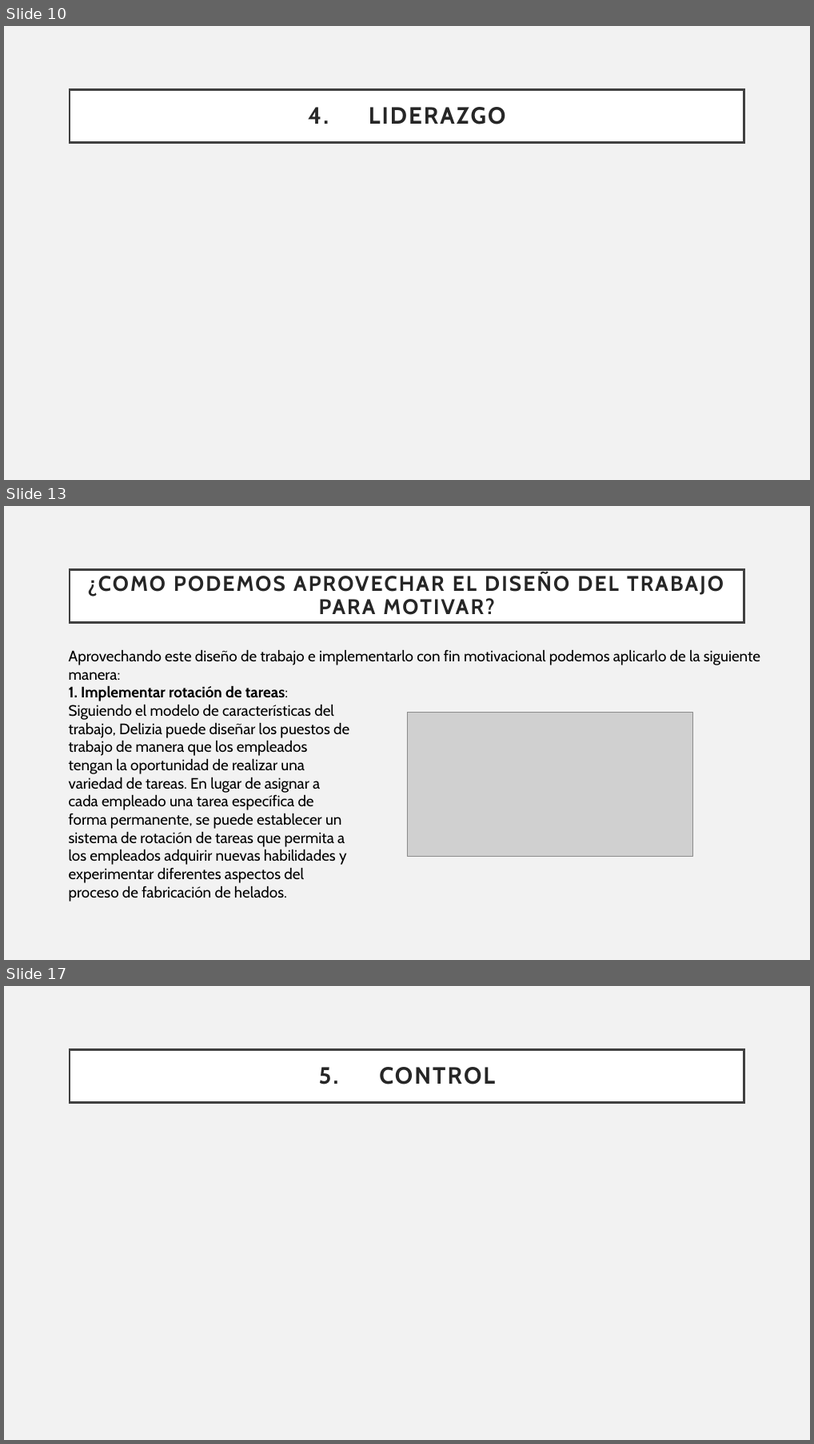
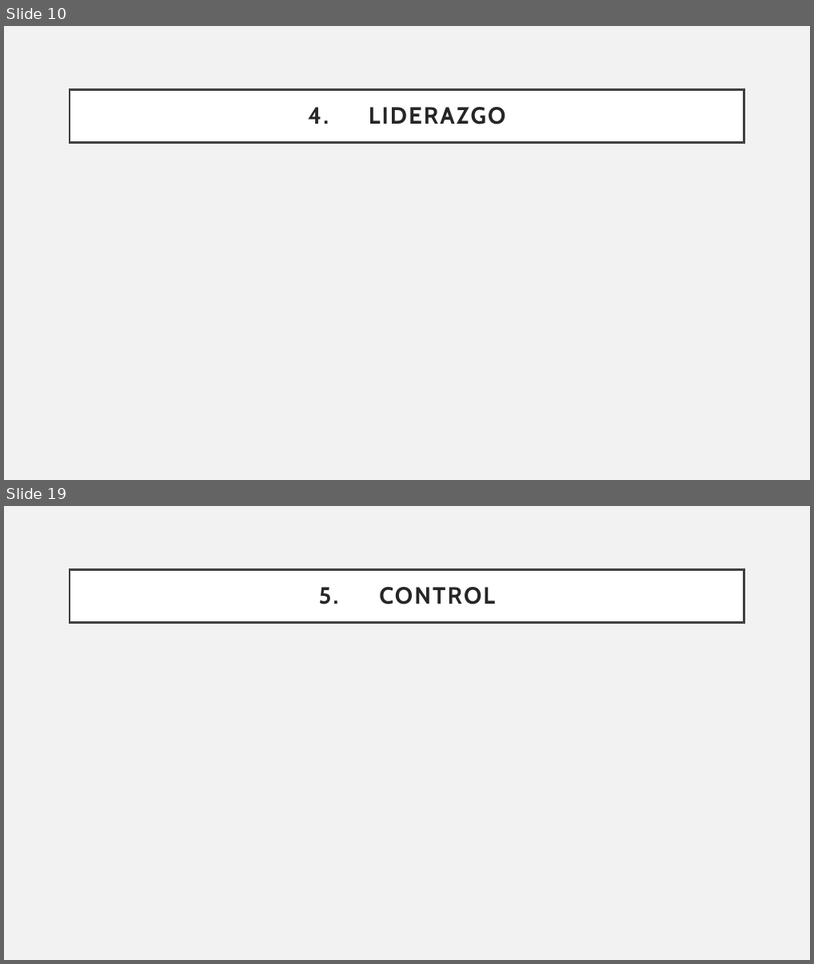
Before and after one commit to Sstrmn1/presentacionAdministracion, a slide deck: Presentacion - Exposicion.pptx. Shown one above the other, each under a label of ours: slides 10, 13 and 17 before the commit, slides 10 and 19 after it; the slides between them are not shown. The pictures are 814x1444 and 814x964 pixels, drawn with LibreOffice and Linux fonts; fonts in the diff are those of the drawing; grey boxes stand for pictures. Boxes give left, top, right and bottom in pixels: in the first picture for what was removed or moved away, otherwise in the second. Text is boxed around its words. In the diff, an @@ line names an element or a change of style, - is before the commit and + after.

```diff
--- a/Presentacion - Exposicion.pptx
+++ b/Presentacion - Exposicion.pptx
@@ slide 13 removed at bbox=[4, 506, 810, 960], background #F2F2F2 @@
@@ title removed at bbox=[70, 569, 745, 622] @@
-¿COMO PODEMOS APROVECHAR EL DISEÑO DEL TRABAJO PARA MOTIVAR?
@@ text removed at bbox=[69, 649, 761, 680] @@
-Aprovechando este diseño de trabajo e implementarlo con fin motivacional podemos aplicarlo de la siguiente manera:
@@ text removed at bbox=[69, 685, 350, 901] @@
-1. Implementar rotación de tareas: Siguiendo el modelo de características del trabajo, Delizia puede diseñar los puestos de trabajo de manera que los empleados tengan la oportunidad de realizar una variedad de tareas. En lugar de asignar a cada empleado una tarea específica de forma permanente, se puede establecer un sistema de rotación de tareas que permita a los empleados adquirir nuevas habilidades y experimentar diferentes aspectos del proceso de fabricación de helados.
@@ picture removed at bbox=[407, 712, 694, 856] @@
@@ what was slide 17 is now slide 19 @@
```
Also in this commit, not shown: 1 slide changed, 7 slides added, 4 other slides removed.
